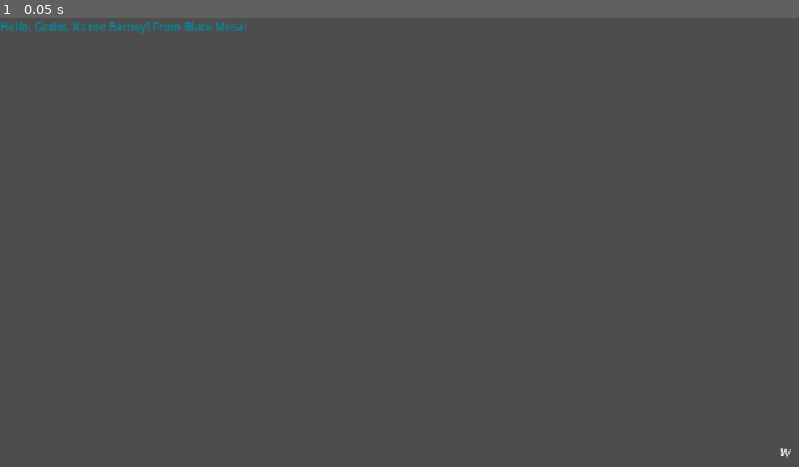
Above: before the commit, frame 1.
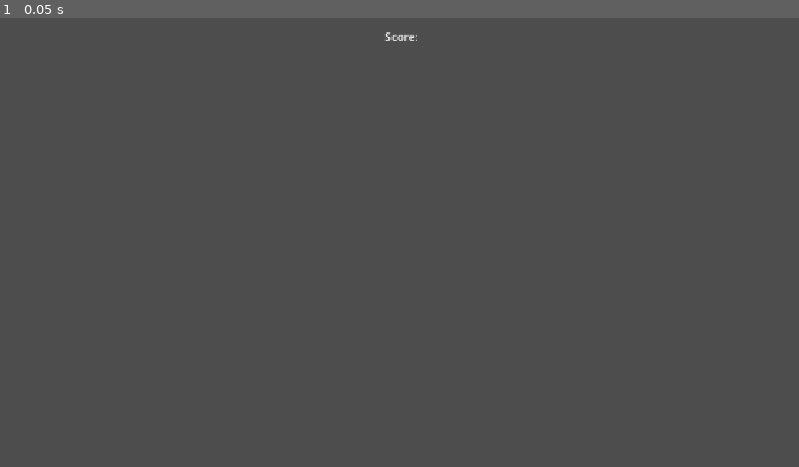
Above: after the commit, the same moment.

Repository: Gabel141/GAMDES1_Cabrera_Gabel
Game: Godot game, scene res://root.tscn
Two runs of this game, one before a commit and one after it. Both use one fixed random seed, a clock stepped at 60 frames per second and the inputs below.
Inputs:
- Up to frame 1 (0.05 s): no input

The runs differ from the first frame. In frame 1, 0.3% of the frame differs, in the area x 0-99%, y 0-98%.

Commit message:
Lab 1: project setup and scene tree

Diff:
--- a/root.tscn
+++ b/root.tscn
@@ -1,31 +1,17 @@
 [gd_scene format=3 uid="uid://b3p332pqnow23"]
 
 [ext_resource type="Script" uid="uid://bxfbvk584xgh8" path="res://root.gd" id="1_pyidc"]
-[ext_resource type="Script" uid="uid://bkedx1mkbgx5e" path="res://spintext.gd" id="2_pyidc"]
-
-[sub_resource type="LabelSettings" id="LabelSettings_26k7k"]
-font_color = Color(2.5990605e-06, 0.55449706, 0.6403526, 1)
 
 [node name="Root" type="Node2D" unique_id=225597469]
 script = ExtResource("1_pyidc")
 
-[node name="Label" type="Label" parent="." unique_id=2025202851]
-offset_right = 355.0
-offset_bottom = 23.0
-text = "Hello, Godot, its me Barney! From Black Mesa!"
-label_settings = SubResource("LabelSettings_26k7k")
-horizontal_alignment = 1
-vertical_alignment = 1
+[node name="Player" type="Sprite2D" parent="." unique_id=1380752324]
 
-[node name="Node2D" type="Node2D" parent="." unique_id=1648228286]
-position = Vector2(1131, 627)
-script = ExtResource("2_pyidc")
+[node name="Camera2D" type="Camera2D" parent="Player" unique_id=1979598067]
 
-[node name="Label" type="Label" parent="Node2D" unique_id=1327707403]
-offset_left = -8.0
-offset_top = -13.0
-offset_right = 8.0
-offset_bottom = 10.0
-text = "W"
-horizontal_alignment = 1
-vertical_alignment = 1
+[node name="ScoreLabel" type="Label" parent="." unique_id=1012649916]
+offset_left = -22.0
+offset_top = -309.0
+offset_right = 26.0
+offset_bottom = -286.0
+text = "Score:"
--- a/spintext.gd
+++ /dev/null
@@ -1,10 +0,0 @@
-extends Node2D
-var speed = 0.05
-# Called when the node enters the scene tree for the first time.
-func _ready() -> void:
-	pass # Replace with function body.
-
-# Called every frame. 'delta' is the elapsed time since the previous frame.
-func _process(delta: float) -> void:
-	rotation = rotation + speed
-	speed = speed + 0.01
Not shown, removed: spintext.gd.uid
